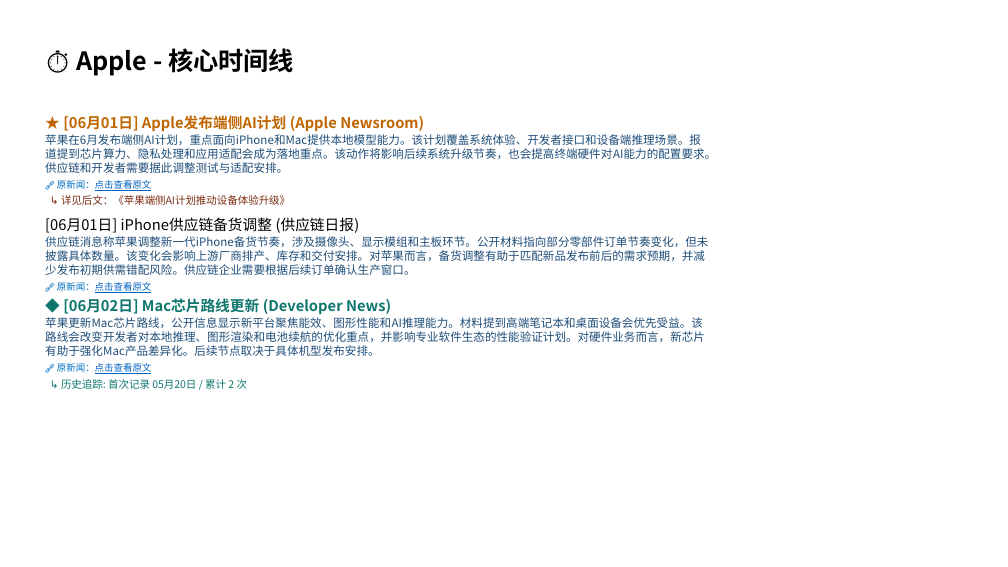
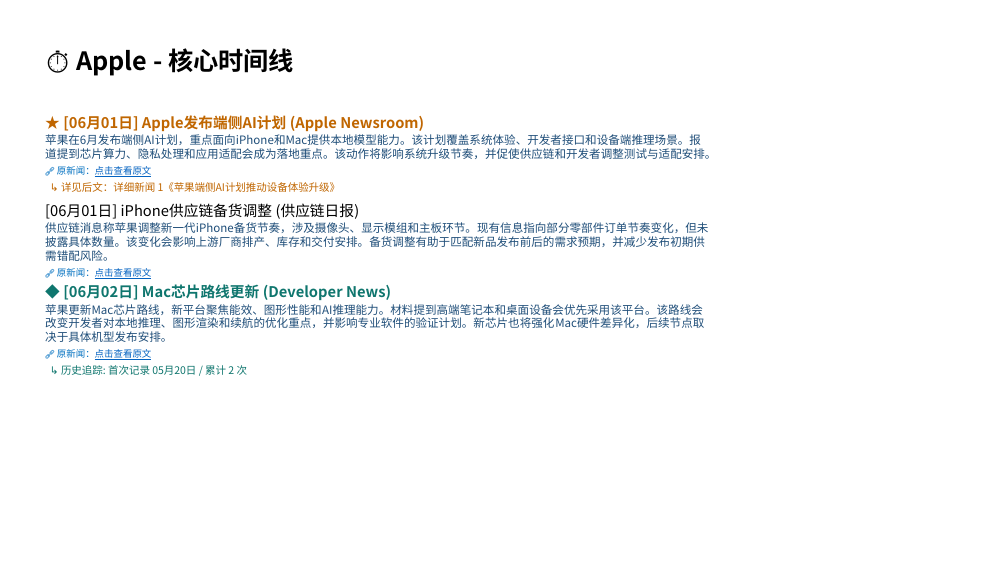
Before and after one commit to Sna9e/collectNews, a slide deck: slide 3 of stub_validation_channel1_timeline_apple.pptx. Drawn at 1008x567 pixels with LibreOffice and Linux fonts; fonts in the diff are those of the drawing. Boxes give left, top, right and bottom in pixels: in the first picture for what was removed or moved away, otherwise in the second. Text is boxed around its words. In the diff, an @@ line names an element or a change of style, - is before the commit and + after.

```diff
--- a/stub_validation_channel1_timeline_apple.pptx
+++ b/stub_validation_channel1_timeline_apple.pptx
@@ text at (x1=45, y1=134, x2=716, y2=159): text changed @@
-苹果在6月发布端侧AI计划，重点面向iPhone和Mac提供本地模型能力。该计划覆盖系统体验、开发者接口和设备端推理场景。报道提到芯片算力、隐私处理和应用适配会成为落地重点。该动作将影响后续系统升级节奏，也会提高终端硬件对AI能力的配置要求。供应链和开发者需要据此调整测试与适配安排。
+苹果在6月发布端侧AI计划，重点面向iPhone和Mac提供本地模型能力。该计划覆盖系统体验、开发者接口和设备端推理场景。报道提到芯片算力、隐私处理和应用适配会成为落地重点。该动作将影响系统升级节奏，并促使供应链和开发者调整测试与适配安排。
@@ text at (x1=61, y1=182, x2=341, y2=192): text changed; text colour #7C2D12 to #C06600 @@
-↳ 详见后文：《苹果端侧AI计划推动设备体验升级》
+↳ 详见后文：详细新闻 1《苹果端侧AI计划推动设备体验升级》
@@ text at (x1=45, y1=222, x2=708, y2=261): text changed @@
-供应链消息称苹果调整新一代iPhone备货节奏，涉及摄像头、显示模组和主板环节。公开材料指向部分零部件订单节奏变化，但未披露具体数量。该变化会影响上游厂商排产、库存和交付安排。对苹果而言，备货调整有助于匹配新品发布前后的需求预期，并减少发布初期供需错配风险。供应链企业需要根据后续订单确认生产窗口。
+供应链消息称苹果调整新一代iPhone备货节奏，涉及摄像头、显示模组和主板环节。现有信息指向部分零部件订单节奏变化，但未披露具体数量。该变化会影响上游厂商排产、库存和交付安排。备货调整有助于匹配新品发布前后的需求预期，并减少发布初期供需错配风险。
@@ text at (x1=45, y1=304, x2=704, y2=342): text changed @@
-苹果更新Mac芯片路线，公开信息显示新平台聚焦能效、图形性能和AI推理能力。材料提到高端笔记本和桌面设备会优先受益。该路线会改变开发者对本地推理、图形渲染和电池续航的优化重点，并影响专业软件生态的性能验证计划。对硬件业务而言，新芯片有助于强化Mac产品差异化。后续节点取决于具体机型发布安排。
+苹果更新Mac芯片路线，新平台聚焦能效、图形性能和AI推理能力。材料提到高端笔记本和桌面设备会优先采用该平台。该路线会改变开发者对本地推理、图形渲染和续航的优化重点，并影响专业软件的验证计划。新芯片也将强化Mac硬件差异化，后续节点取决于具体机型发布安排。
```
Also in this commit, not shown: 1 other slide changed, 45 other files.
